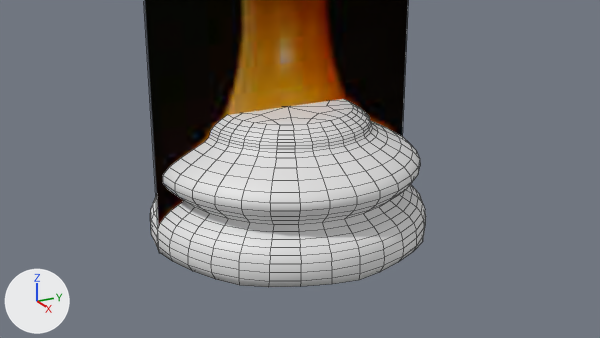
The Blender file Chess Set/Models/Chess Piece Base.blend: old version first, new version second.
The view is the same before and after, from the file's camera 'Camera'. The axes (+X, +Y, +Z) are drawn at lower left. The lights are the same throughout. Mesh edges are drawn as thin lines.

Names of what the first picture shows: 'Cylinder', 'Staunton Pawn'.
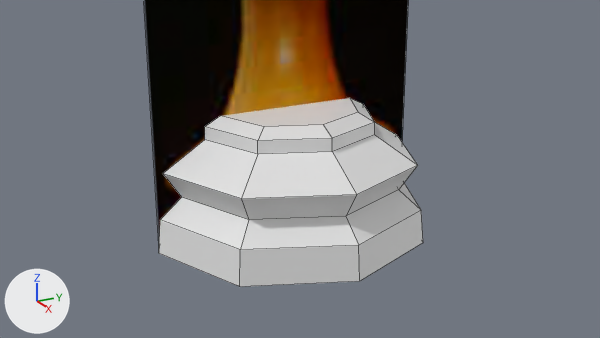
Changed parts and their boxes (x1, y1, x2, y2) in the pictures (600 x 338 px; the box of a moved part takes in the faces that stretch with it):
'Cylinder', reshaped, modifiers changed
    before: (150, 99, 426, 287)
    after: (159, 98, 423, 287)
part 1 of me_cylinder, moved or reshaped
    before: (150, 102, 426, 287)
    after: (159, 98, 423, 287)
part 2 of me_cylinder, shading changed
    both: (228, 99, 353, 125)

What the commit changed:
me_cylinder is used by ob_cylinder; location (0.0, 0.0, 0.0).
me_cylinder had 56 vertices, 50 faces and spanned x -0.0179..0.0179, y -0.0179..0.0179, z 0.0..0.0138.
me_cylinder now has 56 vertices, 50 faces and spans x -0.0151..0.0151, y -0.0151..0.0151, z 0.0..0.0138.
me_cylinder part 1: 40 of 56 vertices moved; they spanned x -0.0179..0.0179, y -0.0179..0.0179, z 0.0..0.0125 and now span x -0.0151..0.0151, y -0.0151..0.0151, z 0.0..0.0129; mean shift (0.0, 0.0, 0.0002); largest move (-0.0126, -0.0126, 0.0084) -> (-0.01, -0.01, 0.0086).
me_cylinder part 2: all faces are now shaded flat (50 of 50 changed).
Object 'Cylinder' (ob_cylinder) loses its SUBSURF modifier named 'Subdivision'.
Modifier setting removed (it was levels = 2).
Modifier setting removed (it was render_levels = 6).
